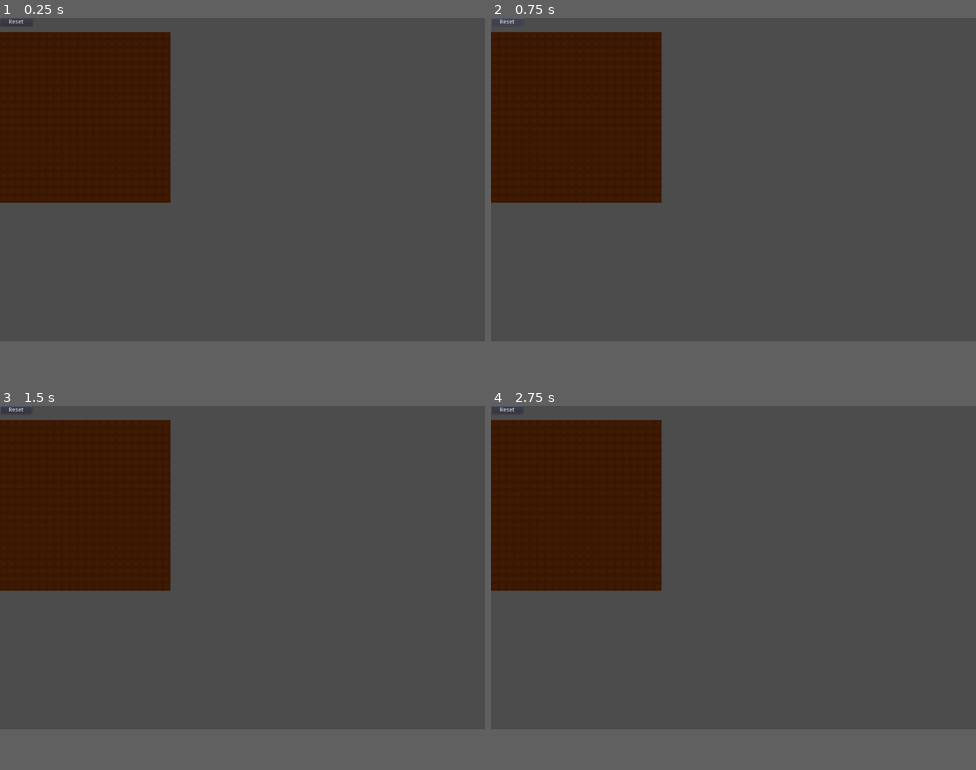
Above: before the commit, frames 1-4 (two rows, left to right).
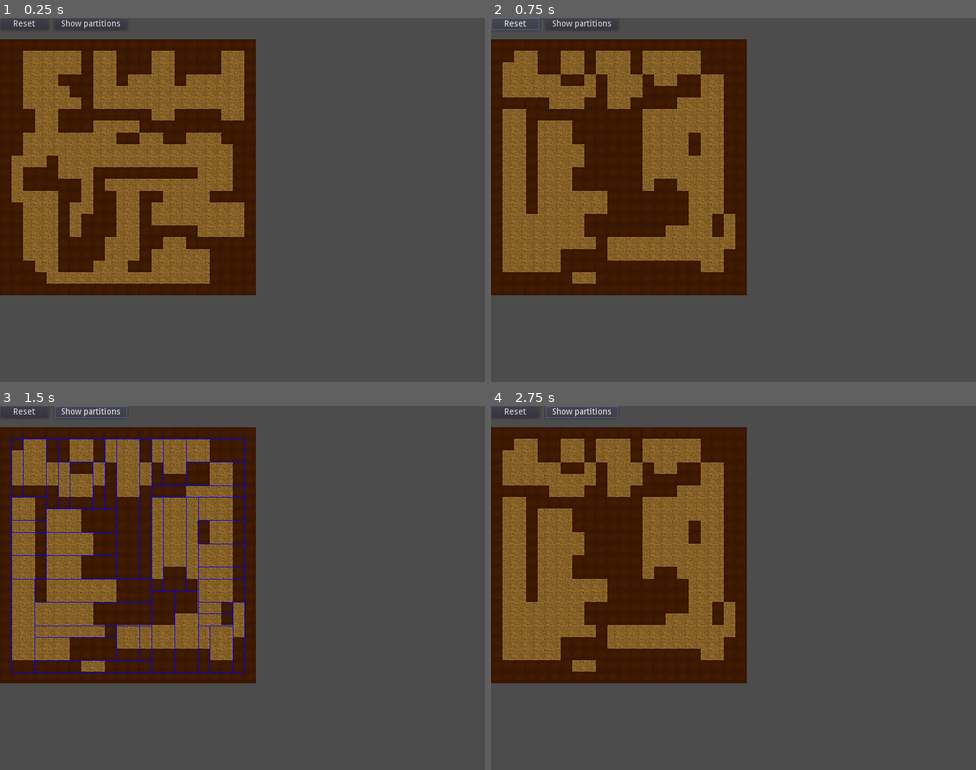
Above: after the commit, the same moments.

Repository: thiagoamendola/procedural-dungeon-studies
Game: Godot game, scene res://main.tscn
The game is run twice, just before and just after one commit, with the same random seed, the same clock (stepped at 60 frames per second) and the same inputs.
Inputs (mouse positions are in pixels of both pictures, inside the frame that each line leads up to):
- Up to frame 1 (0.25 s): no input
- Up to frame 2 (0.75 s): click "Reset" at 0.5 s
- Up to frame 3 (1.5 s): click (92, 409) at 1.25 s, where only the run after the commit has a clickable "Show partitions"
- Up to frame 4 (2.75 s): click (583, 409) at 2 s, where only the run after the commit has a clickable "Show partitions"
In our replay, the window is 800x533 before the commit and 800x600 after it. These sizes can differ from the game's own. Grey fills any space a smaller window leaves; there, only what the larger window draws over its background counts as a difference.

The runs differ from the first frame. In frame 1, 31% of the frame differs, in the area x 0-53%, y 0-77%; in frame 2, 30%; in frame 3, 30%; in frame 4, 30%.

Commit message:
Implemented room creation and partition view.

Diff:
--- a/space_partition/main.tscn
+++ b/space_partition/main.tscn
@@ -38,4 +38,31 @@
 align = 1
 _sections_unfolded = [ "Rect" ]
 
+[node name="PartitionsBtn" type="Button" parent="." index="2"]
+
+anchor_left = 0.0
+anchor_top = 0.0
+anchor_right = 0.0
+anchor_bottom = 0.0
+margin_left = 90.0
+margin_right = 210.0
+margin_bottom = 20.0
+rect_pivot_offset = Vector2( 0, 0 )
+rect_clip_content = false
+focus_mode = 2
+mouse_filter = 0
+mouse_default_cursor_shape = 0
+size_flags_horizontal = 1
+size_flags_vertical = 1
+toggle_mode = false
+enabled_focus_mode = 2
+shortcut = null
+group = null
+text = "Show partitions"
+flat = false
+align = 1
+_sections_unfolded = [ "Rect" ]
+
 [connection signal="pressed" from="ResetBtn" to="." method="_on_ResetBtn_pressed"]
+
+[connection signal="pressed" from="PartitionsBtn" to="." method="_on_PartitionsBtn_pressed"]
--- a/space_partition/project.godot
+++ b/space_partition/project.godot
@@ -16,5 +16,4 @@
 
 [display]
 
-window/size/width=1200
-window/size/height=800
+window/size/width=800
--- a/space_partition/scripts/main.gd
+++ b/space_partition/scripts/main.gd
@@ -15,3 +15,20 @@
 	var map_data = MapData.new()
 	space_partition.generate_map(map_data)
 	map_viewer.render_map(map_data)
+	#map_viewer.render_partition_limits()
+	update()
+
+func _draw():
+	if map_viewer!=null:
+		map_viewer.render_partition_limits(space_partition.tree_node)
+
+
+func _on_ResetBtn_pressed():
+	var map_data = MapData.new()
+	space_partition.generate_map(map_data)
+	map_viewer.render_map(map_data)
+
+
+func _on_PartitionsBtn_pressed():
+	map_viewer.partitions_visible = !map_viewer.partitions_visible
+	update()
--- a/space_partition/scripts/map_viewer.gd
+++ b/space_partition/scripts/map_viewer.gd
@@ -7,6 +7,7 @@
 
 onready var tile_map = preload("res://tile_map.tscn")
 
+onready var partitions_visible = false
 var map_view
 
 func create_map_view():
@@ -15,6 +16,7 @@
     # Create tile map.
     map_view = tile_map.instance()
     map_view.position = Vector2(0,0)
+    map_view.z_index = -1
     add_child(map_view)
 
 func render_map(map):
@@ -29,3 +31,22 @@
         for j in range(map.SIZE.y):
             map_view.set_cellv(Vector2(i+1,j+1), matrix[i][j])
     pass
+
+var tree_node
+
+func render_partition_limits(node):
+    tree_node = node
+    self.update()
+
+func _draw():
+    if partitions_visible:
+        var curnode
+        var cell_unit = Vector2(TILE_SIZE.x*global_scale.x,TILE_SIZE.y*global_scale.y)*0.835
+        var nodeset=[]
+        nodeset.append(tree_node)
+        while(len(nodeset)>0):
+            curnode = nodeset.pop_back()
+            if curnode.childs != null and len(curnode.childs) == 2:
+                nodeset.append(curnode.childs[0])
+                nodeset.append(curnode.childs[1])
+            draw_rect(Rect2(cell_unit+Vector2(curnode.origin.x*cell_unit.x,curnode.origin.y*cell_unit.y),Vector2((curnode.ending.x-curnode.origin.x)*cell_unit.x,(curnode.ending.y-curnode.origin.y)*cell_unit.y)),Color(0,0,255), false)
--- a/space_partition/scripts/space_partition.gd
+++ b/space_partition/scripts/space_partition.gd
@@ -19,14 +19,16 @@
     tree_node.init_root(map)
     # Partitionate the area
     partitionate_map(map, tree_node)
+    #see_partitions(map,tree_node,0)
     # Create rooms
+    create_rooms(map,tree_node)
     # Connect rooms
     pass
 
 func partitionate_map(map, node):
-    var cur_size = node.get_dim()
-    print("SIZE:("+str(cur_size.x)+","+str(cur_size.y)+") ; origin:("+str(node.origin.x)+","+str(node.origin.y)+") ; ending("+str(node.ending.x)+","+str(node.ending.y)+")")
+    var cur_size = node.get_size()
     if cur_size.x < map.MIN_SIZE.x or cur_size.y < map.MIN_SIZE.y:
+        #node.print()
         return
     # partitionate and recurse
     if rand_range(0.0, 1.0) > 0.5:
@@ -61,3 +63,27 @@
         node.childs.append(child1)
     partitionate_map(map,node.childs[0])
     partitionate_map(map,node.childs[1])
+
+func see_partitions(map,node,k):
+    if node.childs == null or len(node.childs) < 2:
+        for i in range(node.origin.x,node.ending.x):
+            for j in range(node.origin.y,node.ending.y):
+                map.matrix[i][j]=k
+        return
+    see_partitions(map,node.childs[0],0)
+    see_partitions(map,node.childs[1],1)
+
+func create_rooms(map,node):
+    if node.childs == null or len(node.childs) < 2:
+        var partition_size = node.get_size()
+        var true_min_size = Vector2(min(MIN_ROOM.x,partition_size.x),min(MIN_ROOM.y,partition_size.y))
+        var room_size = Vector2(int(rand_range(true_min_size.x,partition_size.x)),int(rand_range(true_min_size.y,partition_size.y)))
+        var room_pos = Vector2(int(rand_range(node.origin.x,node.ending.x-room_size.x)),int(rand_range(node.origin.y,node.ending.y-room_size.y)))
+        for i in range(room_pos.x,room_pos.x+room_size.x):
+            for j in range(room_pos.y,room_pos.y+room_size.y):
+                map.matrix[i][j]=1
+        node.print()
+        print("Room-> origin("+str(room_pos.x)+","+str(room_pos.y)+") ; size("+str(room_size.x)+","+str(room_size.y)+")")
+        return
+    create_rooms(map,node.childs[0])
+    create_rooms(map,node.childs[1])
--- a/space_partition/scripts/tree_node.gd
+++ b/space_partition/scripts/tree_node.gd
@@ -1,4 +1,4 @@
-extends Node
+extends Node2D
 
 # Imports
 
@@ -18,5 +18,9 @@
     ending = Vector2(map.SIZE.x, map.SIZE.y)
     childs = []
 
-func get_dim():
+func get_size():
     return Vector2(ending.x-origin.x, ending.y-origin.y)
+
+func print():
+    var cur_size = get_size()
+    print("SIZE:("+str(cur_size.x)+","+str(cur_size.y)+") ; origin:("+str(origin.x)+","+str(origin.y)+") ; ending("+str(ending.x)+","+str(ending.y)+")")
--- a/space_partition/tile_map.tscn
+++ b/space_partition/tile_map.tscn
@@ -2,7 +2,7 @@
 
 [ext_resource path="res://tileset/tileset.tres" type="TileSet" id=1]
 
-[node name="TileMap" type="TileMap" index="0"]
+[node name="TileMap" type="TileMap"]
 
 scale = Vector2( 0.5, 0.5 )
 mode = 0
